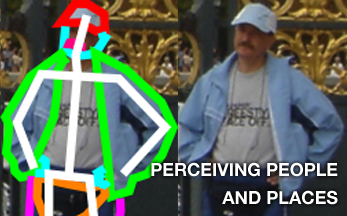
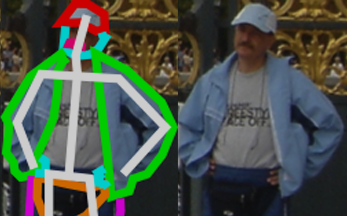
Comparing the layer stacks of the two 347px x 216px images. Changes:
added layer "Layer 1" (20%) above "PERCEIVING PEOPLE AND PLACES" over [0, 0, 347, 216]
hid "PERCEIVING PEOPLE AND PLACES" over [151, 162, 338, 205]
